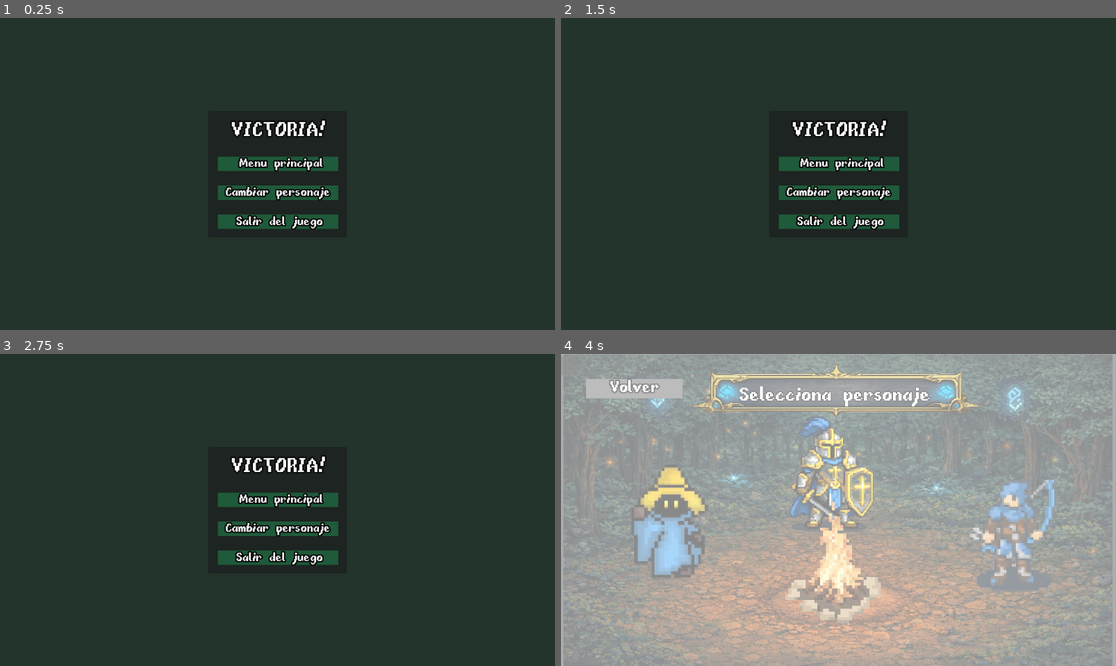
Above: before the commit, frames 1-4 (two rows, left to right).
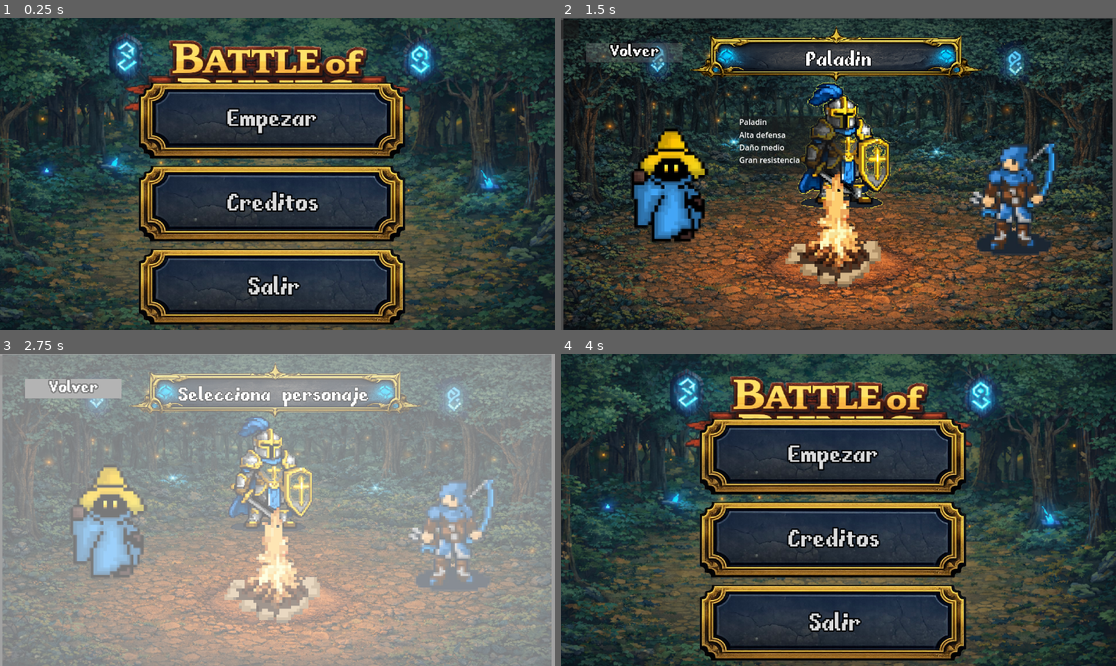
Above: after the commit, the same moments.

Repository: aMaxnm/BattleOfRunes
Game: Godot game, scene res://scenes/startMenu/startMenu.tscn
The game is run twice, just before and just after one commit, with the same random seed, the same clock (stepped at 60 frames per second) and the same inputs. Before the commit the project starts from res://scenes/winMenu/winMenu.tscn. Sound files missing from this copy of the repository are replaced by a short silence.
Inputs (mouse positions are in pixels of both pictures, inside the frame that each line leads up to):
- Up to frame 1 (0.25 s): no input
- Up to frame 2 (1.5 s): click (832, 120) at 0.5 s, where only the run after the commit has a clickable "Empezar"; click (832, 120) at 1.25 s, where only the run after the commit has a clickable "Empezar"
- Up to frame 3 (2.75 s): click (72, 388) at 2 s, where only the run after the commit has a clickable "Volver"
- Up to frame 4 (4 s): click (838, 528) at 2.75 s, where only the run before the commit has a clickable "Cambiar personaje"; click (633, 388) at 3.5 s, where only the run before the commit has a clickable "Volver"

The runs differ from the first frame. In frame 1, 51% of the frame differs, in the area x 0-100%, y 0-100%; in frame 2, 58%; in frame 3, 100%; in frame 4, 100%.

Commit message:
Change in principal scene

Diff:
--- a/battle-of-runes/project.godot
+++ b/battle-of-runes/project.godot
@@ -11,7 +11,7 @@
 [application]
 
 config/name="BattleOfRunes"
-run/main_scene="uid://brt1s657bmojj"
+run/main_scene="uid://dbwqlrj1mjmnq"
 config/features=PackedStringArray("4.5", "Forward Plus")
 config/icon="res://icon.svg"
 
